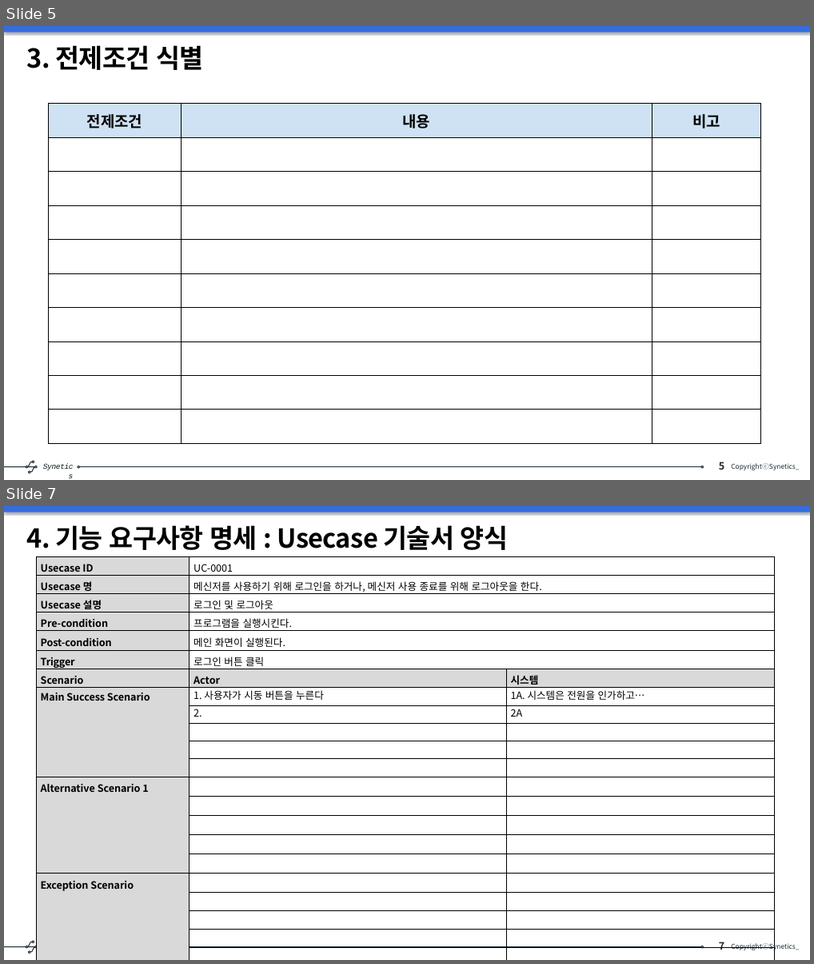
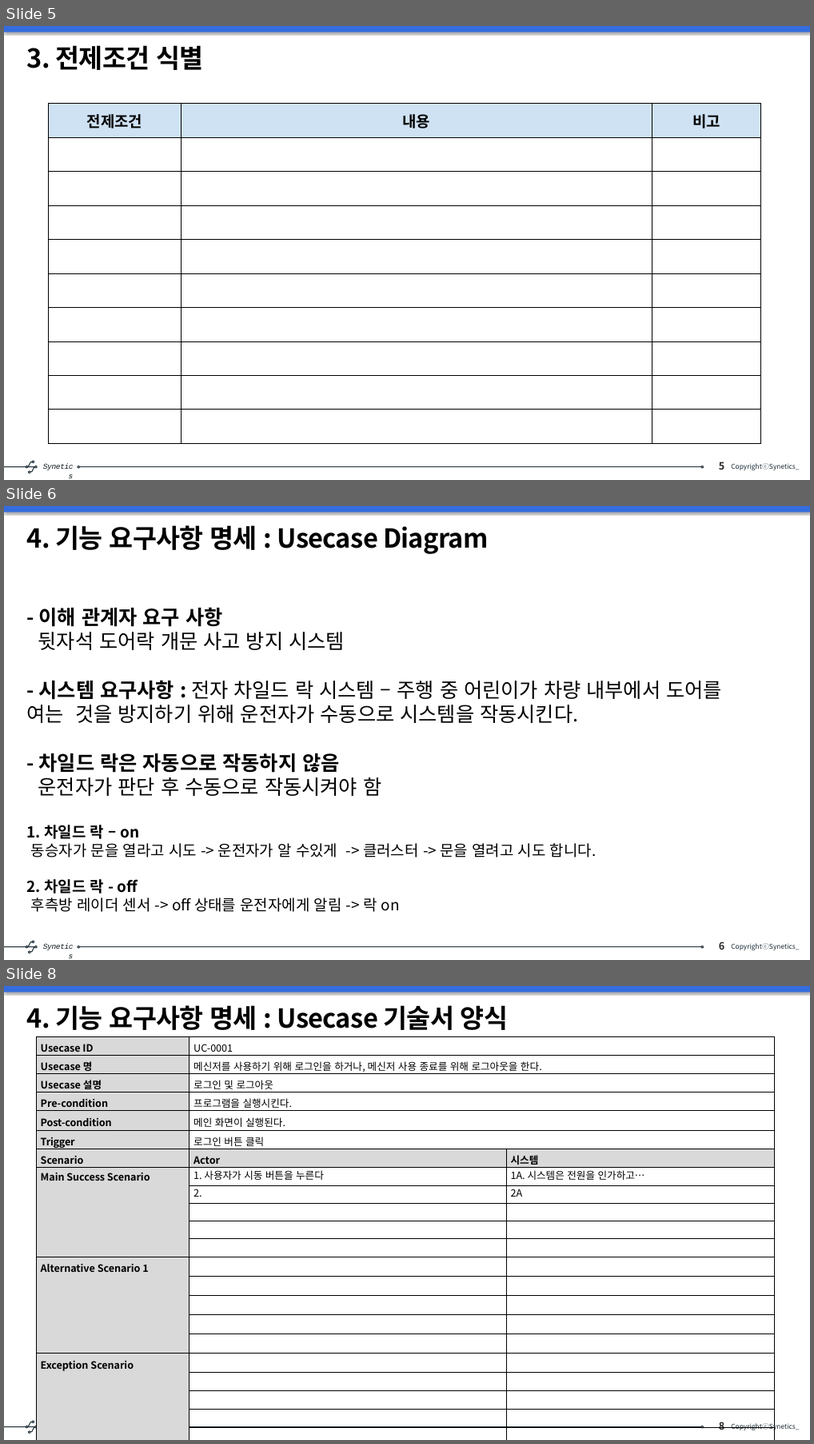
Before and after one commit to s-eunbi-kim/SeSSAC_202501, a slide deck: 01_요구사항 실습/SW 요구사항 분석 및 설계_실습_5조.pptx. Shown one above the other, each under a label of ours: slides 5 and 7 before the commit, slides 5, 6 and 8 after it; the slides between them are not shown. The pictures are 814x964 and 814x1444 pixels, drawn with LibreOffice and Linux fonts; fonts in the diff are those of the drawing. Boxes give left, top, right and bottom in pixels: in the first picture for what was removed or moved away, otherwise in the second. Text is boxed around its words. In the diff, an @@ line names an element or a change of style, - is before the commit and + after.

```diff
--- a/01_요구사항 실습/SW 요구사항 분석 및 설계_실습_5조.pptx
+++ b/01_요구사항 실습/SW 요구사항 분석 및 설계_실습_5조.pptx
@@ slide 6 added at <box>4,506,810,960</box>, background #FFFFFF; not listed: 14 template elements that a slide beside it also shows @@
@@ title added at <box>27,525,489,554</box>, 31 pt, text #000000, bold @@
+4. 기능 요구사항 명세 : Usecase Diagram
@@ text added at <box>27,607,722,912</box>, 24 pt, text #000000 @@
+- 이해 관계자 요구 사항
+뒷자석 도어락 개문 사고 방지 시스템
+- 시스템 요구사항 : 전자 차일드 락 시스템 – 주행 중 어린이가 차량 내부에서 도어를
+여는 것을 방지하기 위해 운전자가 수동으로 시스템을 작동시킨다.
+- 차일드 락은 자동으로 작동하지 않음
+운전자가 판단 후 수동으로 작동시켜야 함
+1. 차일드 락 – on
+동승자가 문을 열라고 시도 -> 운전자가 알 수있게 -> 클러스터 -> 문을 열려고 시도 합니다.
+2. 차일드 락 - off
+후측방 레이더 센서 -> off 상태를 운전자에게 알림 -> 락 on
@@ what was slide 7 is now slide 8 @@
@@ page number at <box>719,1421,725,1429</box>: text changed @@
-7
+8
```
Also in this commit, not shown: 1 slide changed.
